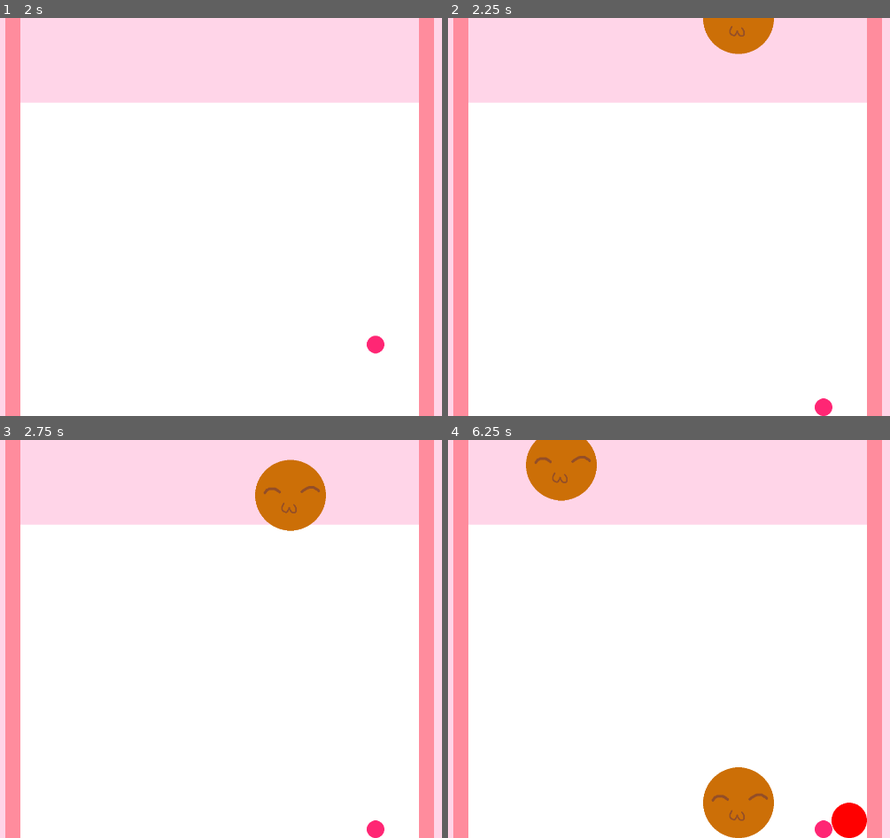
Above: before the commit, frames 1-4 (two rows, left to right).
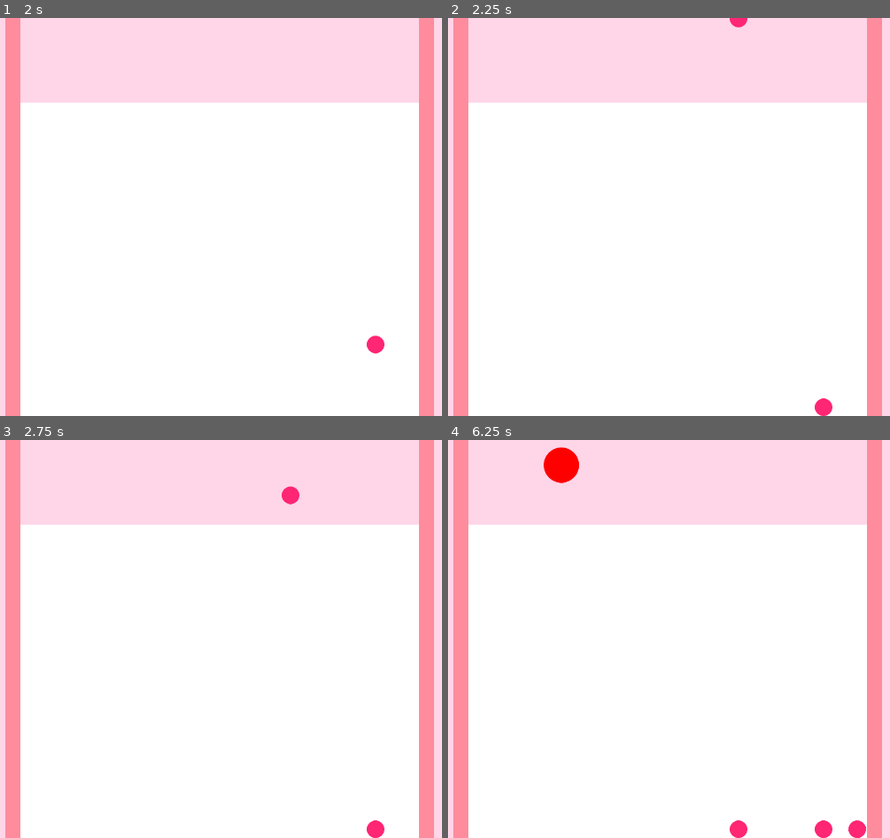
Above: after the commit, the same moments.

Repository: jadicodes/candy-drop
Game: Godot game, scene res://world/world.tscn
The game is run twice, just before and just after one commit, with the same random seed, the same clock (stepped at 60 frames per second) and the same inputs.
Inputs (mouse positions are in pixels of both pictures, inside the frame that each line leads up to):
- Up to frame 1 (2 s): tap Enter at 0.5 s; move the mouse to (375, 197) at 0.52 s; click (375, 197) at 0.6 s; move the mouse to (79, 236) at 1.27 s; click (79, 236) at 1.35 s
- Up to frame 2 (2.25 s): move the mouse to (739, 129) at 2.02 s; click (739, 129) at 2.1 s
- Up to frame 3 (2.75 s): no input
- Up to frame 4 (6.25 s): move the mouse to (633, 718) at 2.77 s; click (633, 718) at 2.85 s; move the mouse to (881, 698) at 3.52 s; click (881, 698) at 3.6 s; tap Space at 4.25 s; move the mouse to (456, 579) at 4.27 s; click (456, 579) at 4.35 s; move the mouse to (704, 639) at 5.02 s; click (704, 639) at 5.1 s; move the mouse to (562, 539) at 5.77 s; click (562, 539) at 5.85 s

Frame 1 is identical in both runs. In frame 2, 1.2% of the frame differs, in the area x 57-74%, y 0-10%; in frame 3, 2.3%; in frame 4, 4.9%, in the area x 17-95%, y 0-100%.

Commit message:
Allow balls to only delete their own collision pairs from array

Diff:
--- a/project/ball/ball.gd
+++ b/project/ball/ball.gd
@@ -30,13 +30,13 @@
 
 
 func _ready() -> void:
-	var number = randi_range(1,3)
+	var number = randi_range(1,2)
 	if number == 1:
 		_ball_color = colors.PINK
 	if number == 2:
 		_ball_color = colors.RED
-	if number == 3:
-		_ball_color = colors.ORANGE
+	#if number == 3:
+		#_ball_color = colors.ORANGE
 
 
 func _set_sprite_texture(path):
@@ -68,8 +68,7 @@
 
 
 func search() -> void:
-	for i in range(_ball_array.size() - 1):
-		for j in range(i + 1, _ball_array.size()):
-			if _ball_array[i].return_color() == _ball_array[j].return_color():
+	for i in _ball_array.size():
+			if _ball_array[i] != _ball_array[0] and _ball_array[i].return_color() == _ball_array[0].return_color():
 				_ball_array[i].queue_free()
-				_ball_array[j].queue_free()
+				_ball_array[0].queue_free()
